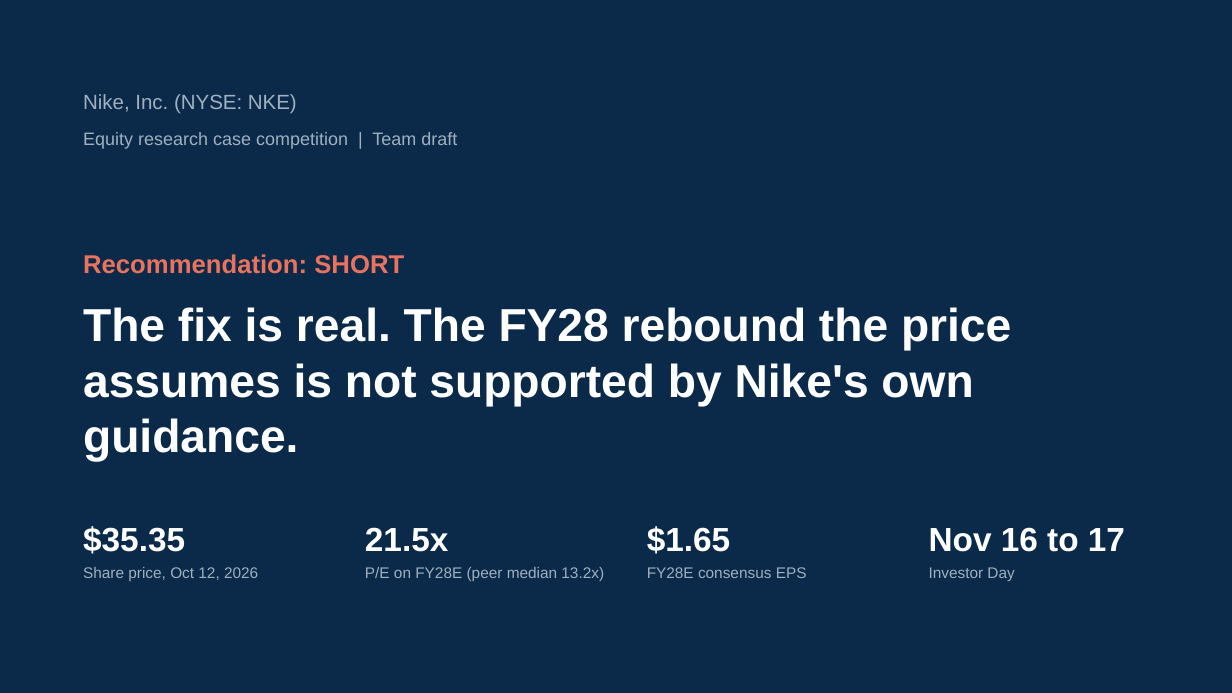
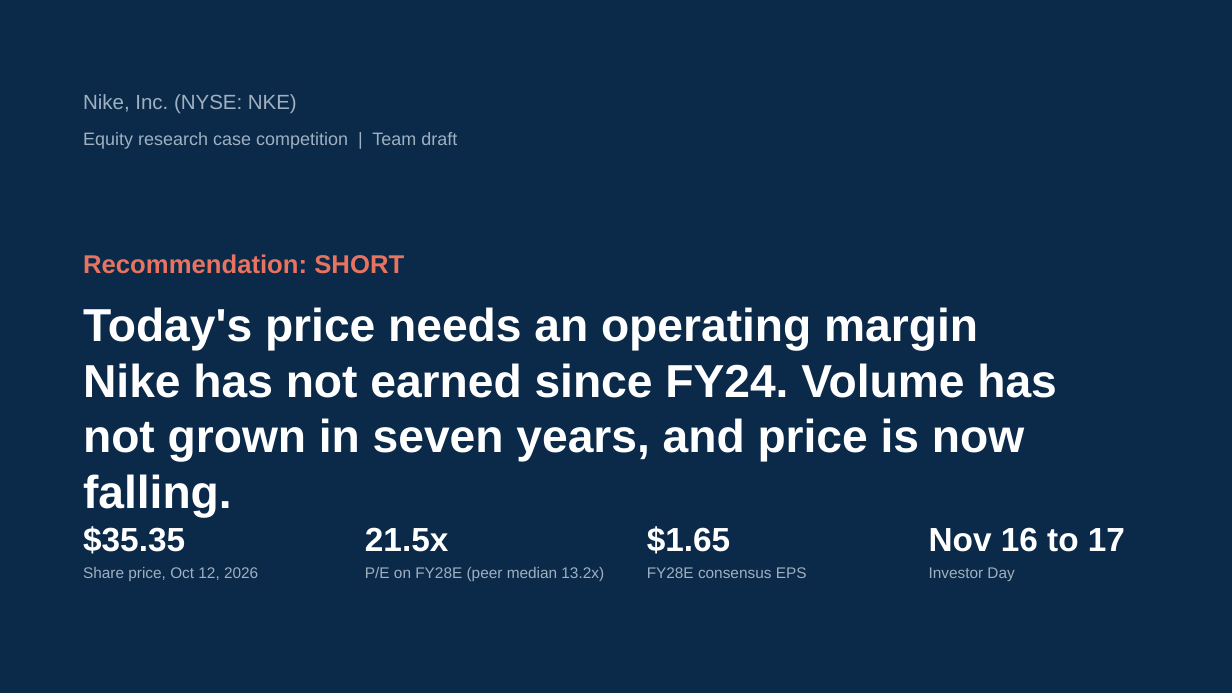
Before and after one commit to Varkot-dev/nike-research-case-comp, a slide deck: slide 1 of slides/pptx/Nike Short Thesis.pptx. Drawn at 1232x693 pixels with LibreOffice and Linux fonts; fonts in the diff are those of the drawing. Boxes give left, top, right and bottom in pixels: in the first picture for what was removed or moved away, otherwise in the second. Text is boxed around its words. In the diff, an @@ line names an element or a change of style, - is before the commit and + after.

```diff
--- a/slides/pptx/Nike Short Thesis.pptx
+++ b/slides/pptx/Nike Short Thesis.pptx
@@ text at (83,307,1057,462): text changed @@
-The fix is real. The FY28 rebound the price assumes is not supported by Nike's own guidance.
+Today's price needs an operating margin Nike has not earned since FY24. Volume has not grown in seven years, and price is now falling.
```
Also in this commit, not shown: 7 other slides changed, 2 slides added, 4 other files.
